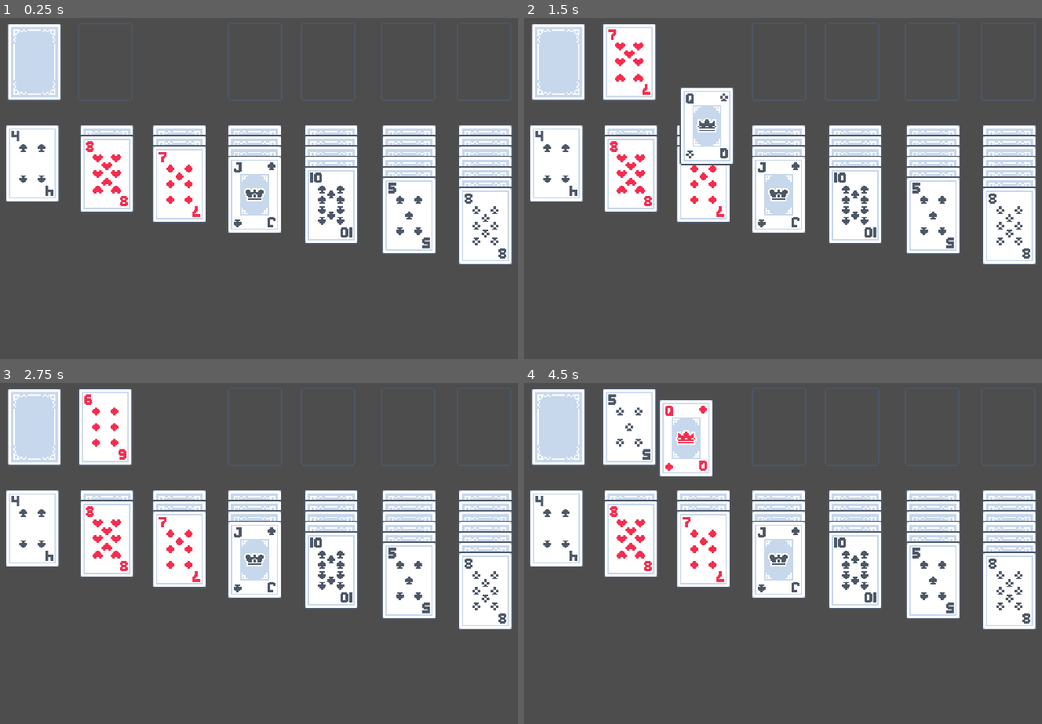
Above: before the commit, frames 1-4 (two rows, left to right).
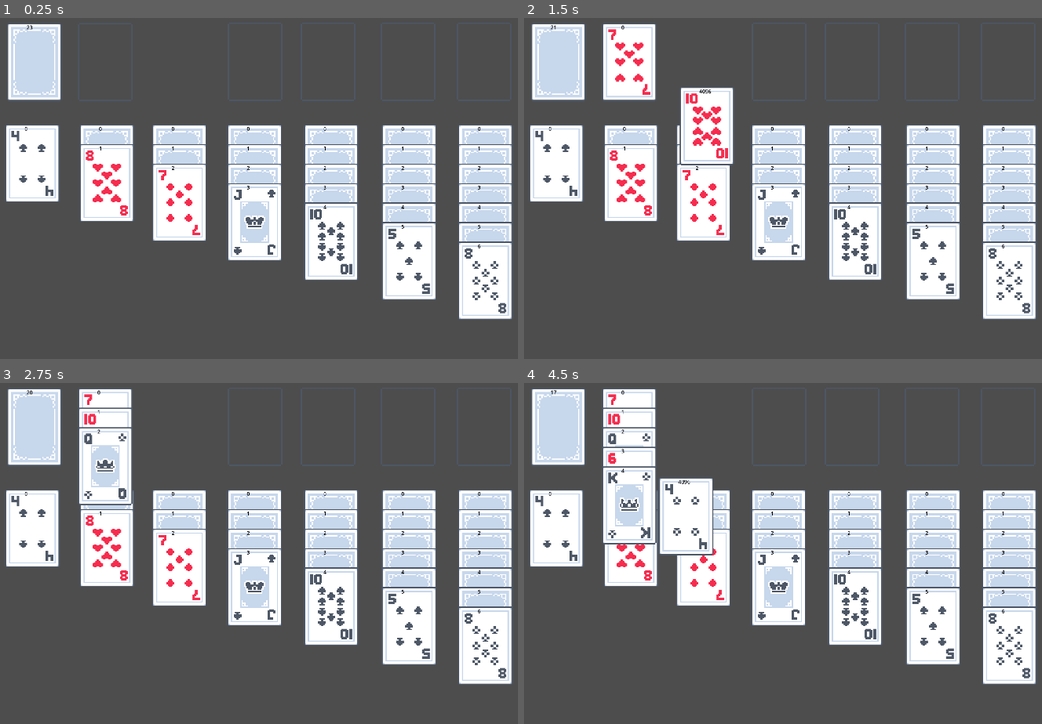
Above: after the commit, the same moments.

Repository: pekuja/plim-plom-solitaire
Game: Godot game, scene res://scenes/main.tscn
The game is run twice, just before and just after one commit, with the same random seed, the same clock (stepped at 60 frames per second) and the same inputs.
Inputs (mouse positions are in pixels of both pictures, inside the frame that each line leads up to):
- Up to frame 1 (0.25 s): no input
- Up to frame 2 (1.5 s): tap Enter at 0.5 s; drag from (560, 62) to (886, 106) at 0.52 s; drag from (560, 62) to (793, 253) at 1.27 s
- Up to frame 3 (2.75 s): move the mouse to (36, 427) at 2.02 s; click (36, 427) at 2.17 s
- Up to frame 4 (4.5 s): tap Space at 2.75 s; drag from (560, 427) to (632, 495) at 2.77 s; drag from (560, 427) to (855, 546) at 3.52 s; drag from (560, 427) to (726, 461) at 4.27 s

The runs differ from the first frame. In frame 1, 15% of the frame differs, in the area x 4-99%, y 2-89%; in frame 2, 15%; in frame 3, 17%; in frame 4, 21%.

Commit message:
Fixed some issues with stacking and Z indexing
The Z index wasn't being set correctly when a card was dragged but not dropped on a valid other card. I also found I had completely forgotten to set the Z index for cards added to the draw pile. While debugging these, I added a little debug label on the cards that shows their Z index. I'll get rid of it later but I kept it for now since it's useful while testing.

Adjusted the "pile offset" so that the cards are offset enough so you can read the numbers of cards even when other cards are on top of them.

There is a bug that might be new or might just be something I hadn't noticed before, where clicking on the deck starts dragging the card, which isn't an intended feature. I'm not sure how that's happening, but that's probably a good thing to fix next.

Diff:
--- a/scenes/card.tscn
+++ b/scenes/card.tscn
@@ -26,6 +26,14 @@
 [node name="CollisionShape2D" type="CollisionShape2D" parent="Area2D"]
 shape = SubResource("RectangleShape2D_6u4wf")
 
+[node name="Label" type="Label" parent="."]
+offset_left = -24.0
+offset_top = -118.0
+offset_right = 16.0
+offset_bottom = -95.0
+theme_override_colors/font_color = Color(0, 0, 0, 1)
+text = "Hello"
+
 [connection signal="input_event" from="Area2D" to="." method="_on_area_2d_input_event"]
 [connection signal="mouse_entered" from="Area2D" to="." method="_on_area_2d_mouse_entered"]
 [connection signal="mouse_exited" from="Area2D" to="." method="_on_area_2d_mouse_exited"]
--- a/scripts/card.gd
+++ b/scripts/card.gd
@@ -2,6 +2,7 @@
 
 @onready var _sprite2D = $Sprite2D
 @onready var _area2D = $Area2D
+@onready var _label = $Label
 
 enum Suit
 {
@@ -24,11 +25,10 @@
 const CARD_OFFSET_Y = 2
 const SUIT_INCREMENT_Y = 64
 const VALUE_INCREMENT_X = 64
-const PILE_OFFSET = 32
+const PILE_OFFSET = 60
 
 var is_dragging : bool = false
 var dragging_offset : Vector2 = Vector2(0,0)
-var drag_start_position : Vector2 = Vector2(0,0)
 
 static var hovered_cards : Array[Card] = []
 
@@ -57,6 +57,9 @@
 
 	update_texture()
 
+func _process(_delta):
+	_label.text = "%s" % z_index
+
 func is_draggable():
 	# TODO: Support dragging piles of cards
 	if not is_top_card():
@@ -66,8 +69,8 @@
 	return true
 
 func is_top_card():
-	var child_cards = find_children("*", "Card")
-	return child_cards.is_empty()
+	var child_card = get_node_or_null("Card")
+	return child_card == null
 
 func update_texture():
 	var atlasTexture : AtlasTexture = _sprite2D.texture
@@ -109,9 +112,11 @@
 			elif parent is Card:
 				position.x = 0
 				position.y = PILE_OFFSET
+				z_index = parent.z_index + 1
 			else:
 				position.x = 0
 				position.y = 0
+				z_index = 0
 			is_dragging = false
 	if event is InputEventMouseMotion:
 		if is_dragging:
@@ -120,15 +125,15 @@
 func _on_area_2d_input_event(viewport: Node, event: InputEvent, shape_idx: int) -> void:
 	if event is InputEventMouseButton and event.button_index == MOUSE_BUTTON_LEFT:
 		if event.pressed == true:
+			for card in hovered_cards:
+				if card.z_index > z_index:
+					return
+
 			card_clicked.emit()
 			if is_draggable():
-				for card in hovered_cards:
-					if card.z_index > z_index:
-						return
 				z_index = RenderingServer.CANVAS_ITEM_Z_MAX
 				is_dragging = true
 				is_face_up = true
-				drag_start_position = global_position
 				update_texture()
 				dragging_offset = event.position - global_position
 
--- a/scripts/main.gd
+++ b/scripts/main.gd
@@ -22,6 +22,21 @@
 
 var _card_deck : Array[Card] = []
 var _deck_top_card : Card = null
+var _draw_pile_top_card : Card = null
+
+func get_draw_pile_top_card() -> Card:
+	var card : Card = _draw_pile_locator.get_node("Card")
+	if card == null:
+		return card
+
+	while true:
+		var child = card.get_node("Card")
+		if child:
+			card = child
+		else:
+			return card
+
+	return null
 
 func _ready():
 	generate_card_deck()
@@ -66,16 +81,22 @@
 
 	var parent = _deck_top_card.get_parent()
 	parent.remove_child(_deck_top_card)
-	_draw_pile_locator.add_child(_deck_top_card)
+
+	var draw_pile_top_card = get_draw_pile_top_card()
+
+	if draw_pile_top_card:
+		draw_pile_top_card.add_child(_deck_top_card)
+		_deck_top_card.z_index = draw_pile_top_card.z_index + 1
+	else:
+		_draw_pile_locator.add_child(_deck_top_card)
+		_deck_top_card.z_index = 0
 	_deck_top_card.is_face_up = true
 	_deck_top_card.update_texture()
 
 	if parent is Card:
-		print("parent is card")
 		_deck_top_card = parent
 		_deck_top_card.card_clicked.connect(deck_clicked)
 	else:
-		print("parent is ", parent)
 		_deck_top_card = null
 
 func generate_card_deck():
